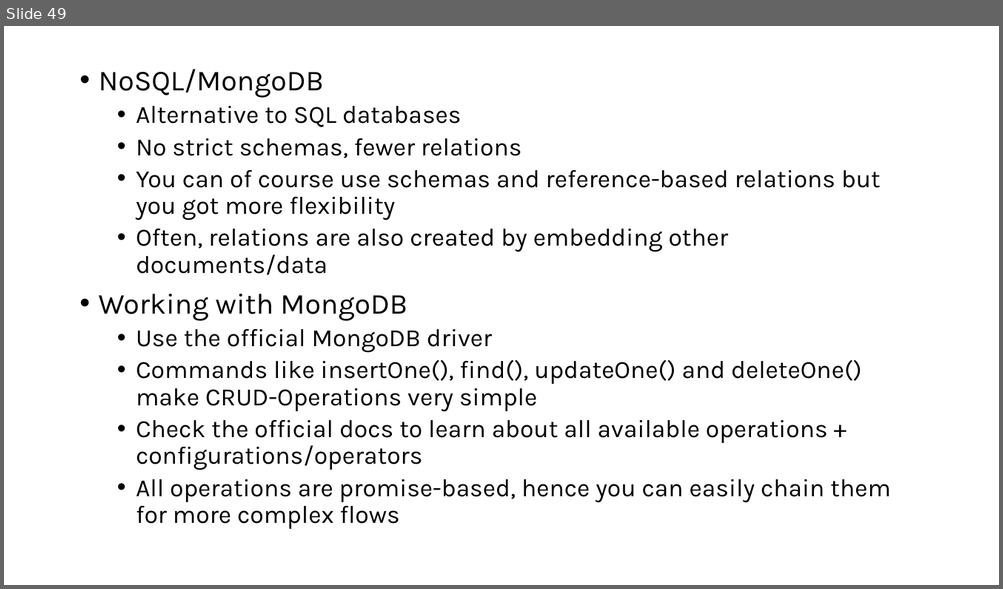
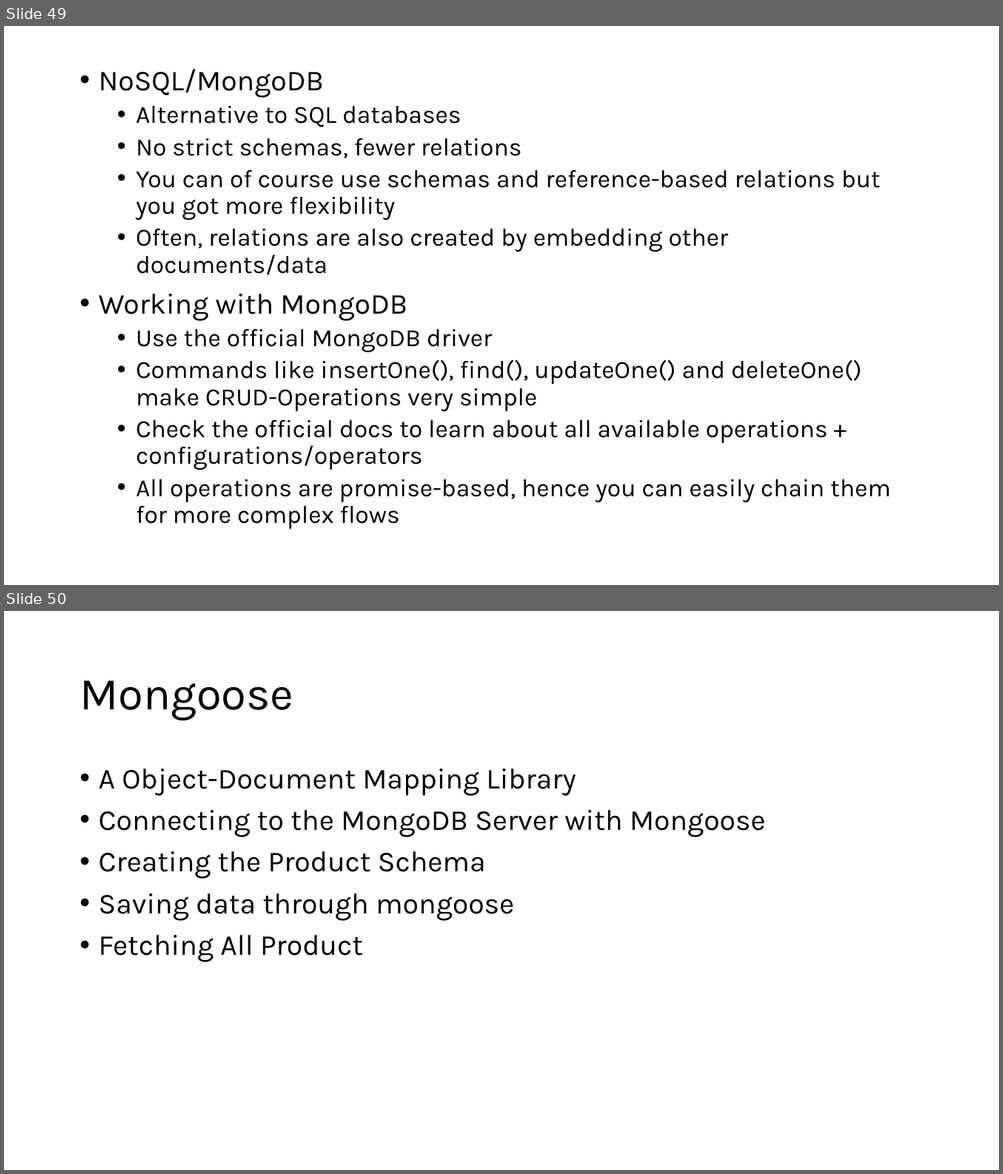
Before and after one commit to PiyushChaturvedii/Batch06, a slide deck: Node/node.pptx. Shown one above the other, each under a label of ours: slide 49 before the commit, slides 49 and 50 after it. The pictures are 1003x589 and 1003x1174 pixels, drawn with LibreOffice and Linux fonts; fonts in the diff are those of the drawing. Boxes give left, top, right and bottom in pixels: in the first picture for what was removed or moved away, otherwise in the second. Text is boxed around its words. In the diff, an @@ line names an element or a change of style, - is before the commit and + after.

```diff
--- a/Node/node.pptx
+++ b/Node/node.pptx
@@ slide 50 added at (4, 611, 999, 1170), background #FFFFFF @@
@@ title added at (79, 681, 293, 721), 44 pt, text #000000 @@
+Mongoose
@@ text added at (99, 769, 765, 963), 28 pt, text #000000 @@
+• A Object-Document Mapping Library
+• Connecting to the MongoDB Server with Mongoose
+• Creating the Product Schema
+• Saving data through mongoose
+• Fetching All Product
```
Also in this commit, not shown: 40 other files.
